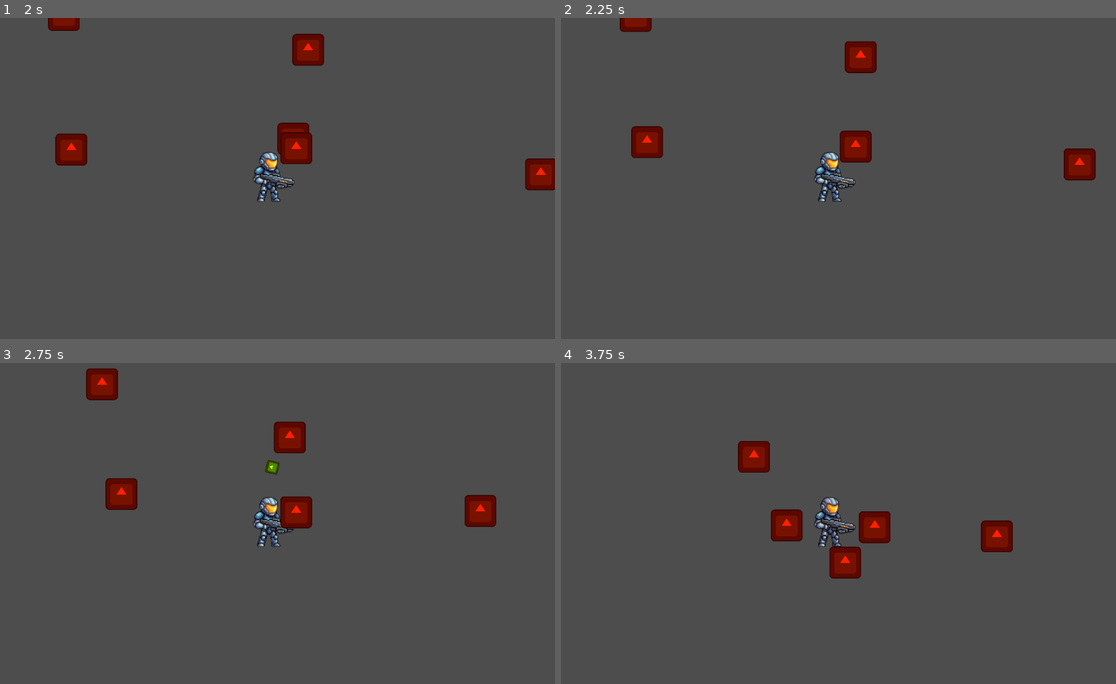
Above: before the commit, frames 1-4 (two rows, left to right).
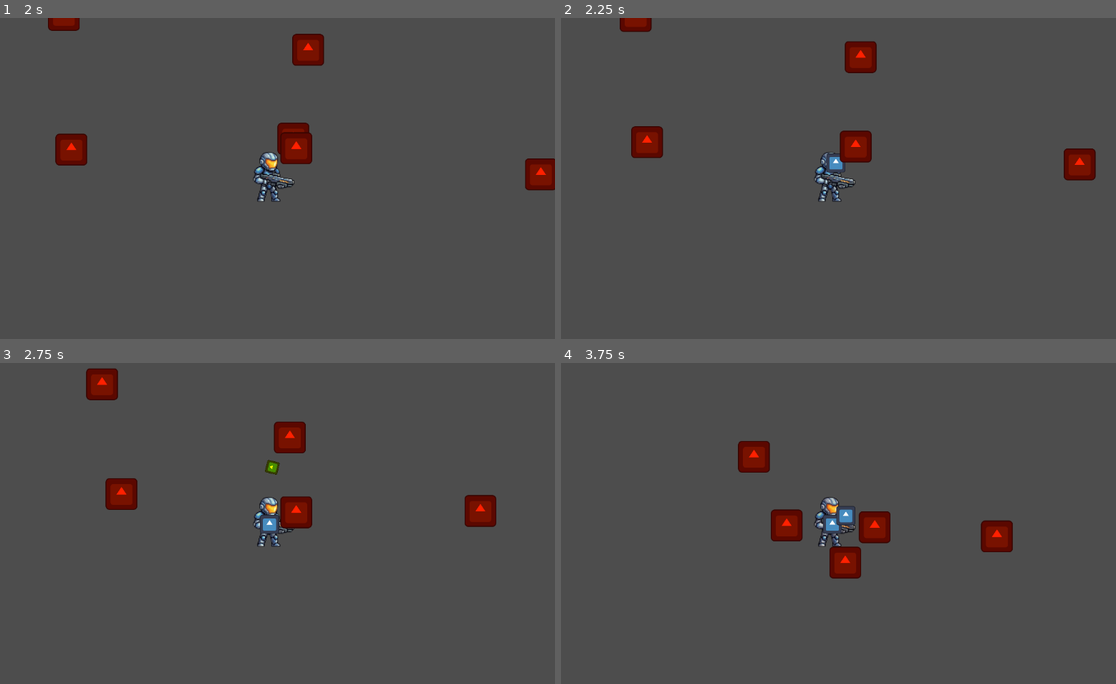
Above: after the commit, the same moments.

Repository: 404rakshit/other-games
Game: Godot game, scene res://scenes/game/world.tscn
Same seed, same stepped clock (60 frames per second), same inputs: the game is played once before the commit and once after it. The engine's default icon, where the game draws it, is replaced by a stand-in: a white triangle on a blue panel in a dark square.
Inputs:
- Up to frame 1 (2 s): hold D (move_right) 0.53-1.28 s; hold S (move_down) from 1.28 s (still down)
- Up to frame 2 (2.25 s): release S (move_down) at 2.03 s; hold D (move_right) from 2.03 s (still down)
- Up to frame 3 (2.75 s): keep holding D (move_right)
- Up to frame 4 (3.75 s): release D (move_right) at 2.78 s; hold W (move_up) 2.78-3.53 s; hold A (move_left) from 3.53 s (still down)

Frame 1 is identical in both runs. In frame 2, 0.2% of the frame differs, in the area x 47-52%, y 42-49%; in frame 3, 0.2%; in frame 4, 0.3%, in the area x 47-54%, y 44-54%.

Commit message:
added: enemy drops exp_gem

Diff:
--- /dev/null
+++ b/scenes/game/exp_gem.tscn
@@ -0,0 +1,18 @@
+[gd_scene load_steps=4 format=3 uid="uid://cy7yd44dvc8rm"]
+
+[ext_resource type="Script" uid="uid://bglkq3iaa4uyb" path="res://scripts/game/exp_gem.gd" id="1_gw27n"]
+[ext_resource type="Texture2D" uid="uid://4q335xxs2p" path="res://icon.svg" id="1_hmaj1"]
+
+[sub_resource type="RectangleShape2D" id="RectangleShape2D_gw27n"]
+size = Vector2(42, 42)
+
+[node name="ExpGem" type="Area2D"]
+collision_layer = 8
+script = ExtResource("1_gw27n")
+
+[node name="CollisionShape2D" type="CollisionShape2D" parent="."]
+shape = SubResource("RectangleShape2D_gw27n")
+
+[node name="Sprite2D" type="Sprite2D" parent="."]
+scale = Vector2(0.3, 0.3)
+texture = ExtResource("1_hmaj1")
--- a/scenes/player/player.tscn
+++ b/scenes/player/player.tscn
@@ -8,6 +8,9 @@
 [sub_resource type="CapsuleShape2D" id="CapsuleShape2D_p47bc"]
 radius = 22.0
 height = 92.0
+
+[sub_resource type="CircleShape2D" id="CircleShape2D_lvxji"]
+radius = 100.0
 
 [node name="Player" type="CharacterBody2D" groups=["player"]]
 collision_mask = 2
@@ -36,4 +39,14 @@
 wait_time = 0.5
 one_shot = true
 
+[node name="Magnet" type="Node2D" parent="."]
+
+[node name="ScanArea" type="Area2D" parent="Magnet"]
+collision_layer = 0
+collision_mask = 8
+
+[node name="CollisionShape2D" type="CollisionShape2D" parent="Magnet/ScanArea"]
+shape = SubResource("CircleShape2D_lvxji")
+
 [connection signal="died" from="HealthComponent" to="." method="_on_health_component_died"]
+[connection signal="area_entered" from="Magnet/ScanArea" to="." method="_on_scan_area_area_entered"]
--- a/scripts/enemy/enemy.gd
+++ b/scripts/enemy/enemy.gd
@@ -13,6 +13,9 @@
 
 # refs (states)
 var player: Node2D = null
+
+# scenes
+const GEM_SCENE = preload("res://scenes/game/exp_gem.tscn")
 
 func _ready() -> void:
 	player = get_tree().get_first_node_in_group(player_group_name)
@@ -37,6 +40,14 @@
 	tween.tween_property(self, "modulate", Color.WHITE, 0.1)
 
 func _on_health_component_died() -> void:
+
+	var new_gem: Area2D = GEM_SCENE.instantiate()
+	new_gem.global_position = global_position
+
+	# We use call_deferred to safely add nodes during a physics callback
+	get_parent().call_deferred("add_child", new_gem)
+
+	# remove enemy from the tree
 	queue_free()
 
 #func _on_damage_zone_body_entered(body: Node2D) -> void:
--- /dev/null
+++ b/scripts/game/exp_gem.gd
@@ -0,0 +1,29 @@
+extends Area2D
+
+#exports
+@export var experience_amount: int = 10
+@export var speed: float = 400.0
+
+# state
+var target: CharacterBody2D = null
+
+# Called when the node enters the scene tree for the first time.
+#func _ready() -> void:
+	#pass # Replace with function body.
+
+
+# Called every frame. 'delta' is the elapsed time since the previous frame.
+func _physics_process(delta: float) -> void:
+	if target:
+		global_position = global_position.move_toward(target.global_position, speed * delta)
+		speed += 10.0 * delta
+
+		if global_position.distance_to(target.global_position) < 10:
+			collect()
+
+func collect():
+	if target.has_method("gain_experience"):
+		target.gain_experience(experience_amount)
+
+func start_magnet(player_node):
+	target = player_node
--- a/scripts/player/player.gd
+++ b/scripts/player/player.gd
@@ -3,11 +3,14 @@
 # exports
 @export var speed : float = 300.0
 
+# comp
 @onready var health_component: HealthComponent = $HealthComponent
 @onready var damage_interval_timer: Timer = $DamageIntervalTimer
 
+# states
+var current_experience: int = 0
+
 func _process(_delta: float) -> void:
-
 	var direction := Input.get_vector("move_left", "move_right", "move_up", "move_down")
 
 	if direction:
@@ -18,7 +21,6 @@
 	move_and_slide()
 
 func take_damage(amount: int):
-
 	if not damage_interval_timer.is_stopped():
 		return
 
@@ -31,6 +33,14 @@
 	var tween = create_tween()
 	tween.tween_property(self, "modulate", Color.WHITE, 0.2)
 
+func gain_experience(exp_amount: int):
+	current_experience += exp_amount
+
 func _on_health_component_died() -> void:
 	print("Game Over!")
 	get_tree().paused = true
+
+
+func _on_scan_area_area_entered(area: Area2D) -> void:
+	if area.has_method("start_magnet"):
+		area.start_magnet(self)
Not shown: 1 places in scenes/player/player.tscn that only renumber resources
Not shown, added: scripts/game/exp_gem.gd.uid
